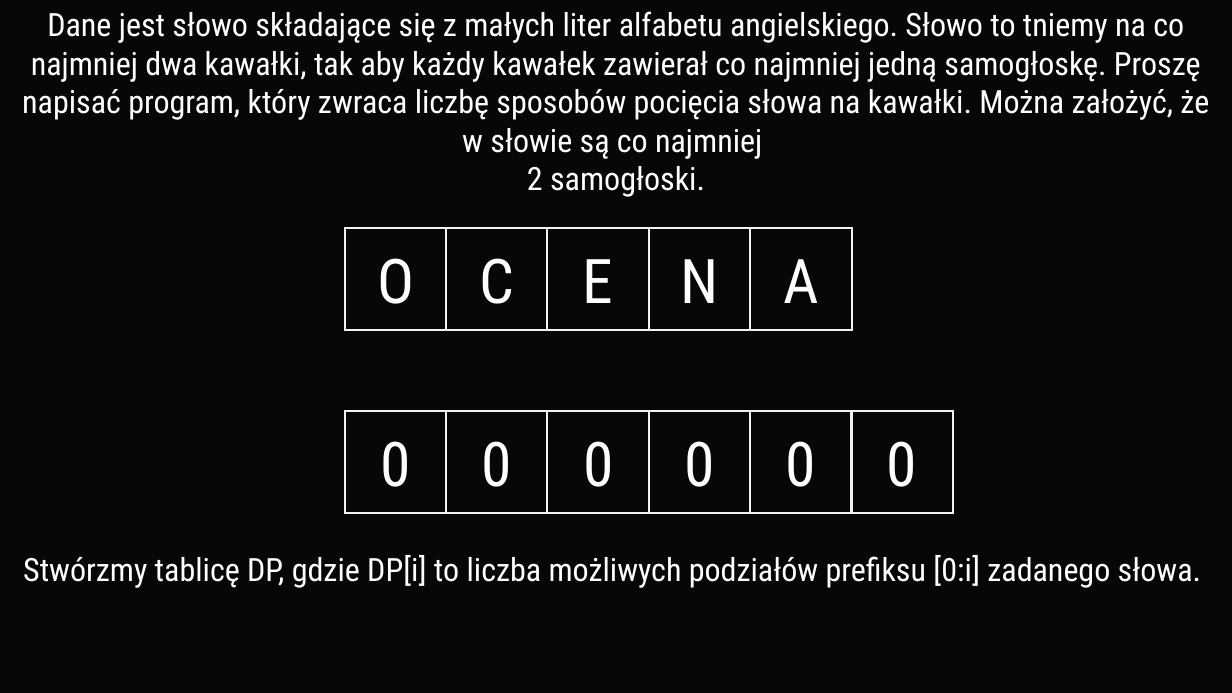
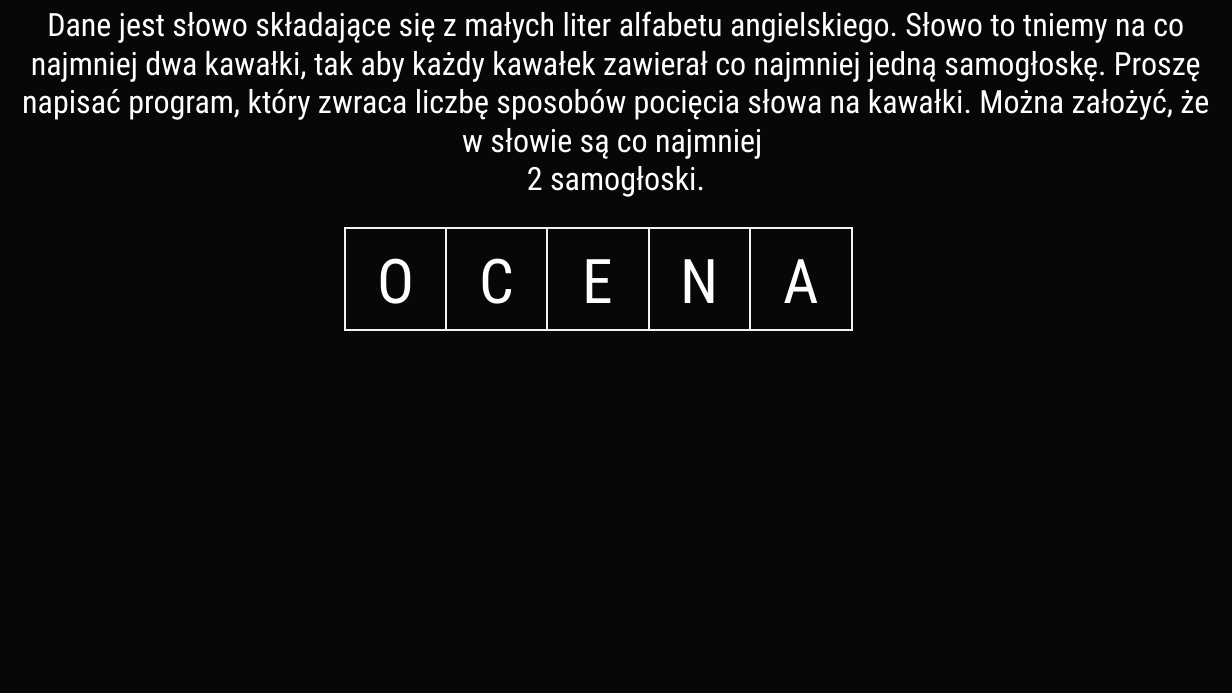
Before and after one commit to Grzeslaw115/ODI, a slide deck: slide 2 of 2023-24/Etap I/Prezentacje/zadanie3.pptx. Drawn at 1232x693 pixels with LibreOffice and Linux fonts; fonts in the diff are those of the drawing. Boxes give left, top, right and bottom in pixels: in the first picture for what was removed or moved away, otherwise in the second. Text is boxed around its words. In the diff, an @@ line names an element or a change of style, - is before the commit and + after.

```diff
--- a/2023-24/Etap I/Prezentacje/zadanie3.pptx
+++ b/2023-24/Etap I/Prezentacje/zadanie3.pptx
@@ rectangle removed at (x1=345, y1=411, x2=446, y2=513) @@
@@ rectangle removed at (x1=445, y1=411, x2=547, y2=513) @@
@@ rectangle removed at (x1=547, y1=411, x2=649, y2=513) @@
@@ rectangle removed at (x1=649, y1=411, x2=750, y2=513) @@
@@ rectangle removed at (x1=750, y1=411, x2=852, y2=513) @@
@@ rectangle removed at (x1=851, y1=411, x2=953, y2=513) @@
@@ text removed at (x1=380, y1=441, x2=410, y2=487) @@
-0
@@ text removed at (x1=481, y1=441, x2=511, y2=487) @@
-0
@@ text removed at (x1=583, y1=441, x2=613, y2=487) @@
-0
@@ text removed at (x1=684, y1=441, x2=714, y2=487) @@
-0
@@ text removed at (x1=786, y1=441, x2=816, y2=487) @@
-0
@@ text removed at (x1=886, y1=441, x2=916, y2=487) @@
-0
@@ text removed at (x1=23, y1=555, x2=1201, y2=588) @@
-Stwórzmy tablicę DP, gdzie DP[i] to liczba możliwych podziałów prefiksu [0:i] zadanego słowa.
```
Also in this commit, not shown: 8 other slides changed, 14 slides added, 23 slides removed, 8 other files.
